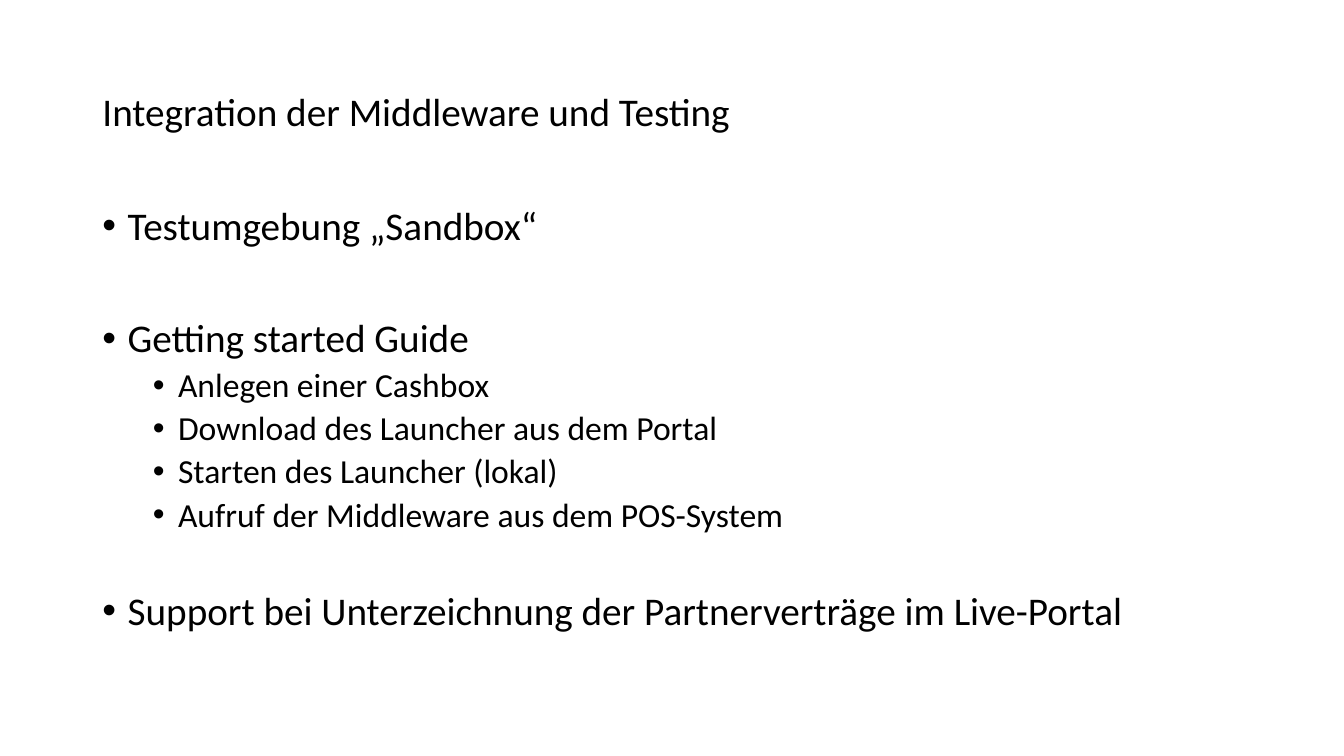
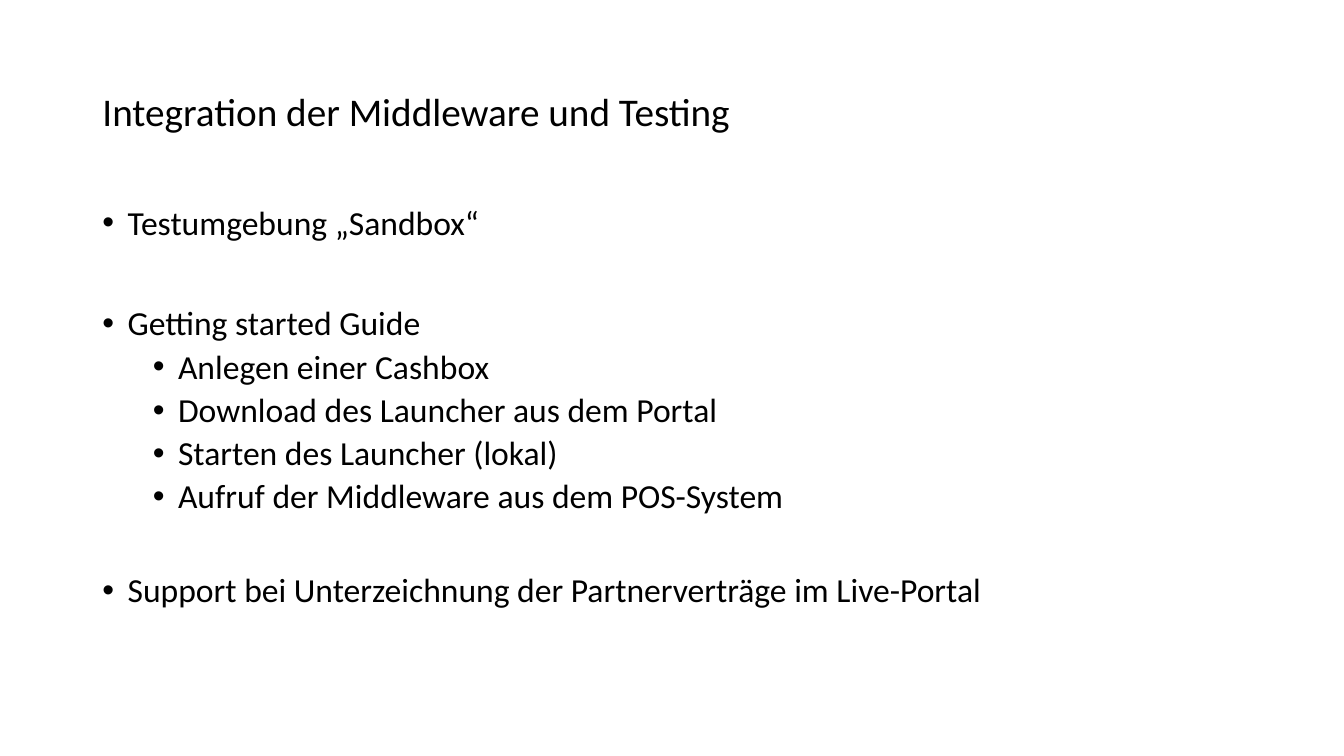
Before and after one commit to fiskaltrust/productdescription-de-doc, a slide deck: slide 20 of for-poscreators/presentation/onboarding_de.pptx. Drawn at 1344x756 pixels with LibreOffice and Linux fonts; fonts in the diff are those of the drawing. Boxes give left, top, right and bottom in pixels: in the first picture for what was removed or moved away, otherwise in the second. Text is boxed around its words. In the diff, an @@ line names an element or a change of style, - is before the commit and + after.

```diff
--- a/for-poscreators/presentation/onboarding_de.pptx
+++ b/for-poscreators/presentation/onboarding_de.pptx
@@ text at [128, 211, 980, 608]: size 28 to 24 pt in "Testumgebung „Sandbox“", "Getting started Guide", "Support bei Unterzeichnung der Partnerverträge im Live-Porta ..." @@
```
Also in this commit, not shown: 8 other slides changed, 7 slides added, 1 slide removed, 6 other files.
